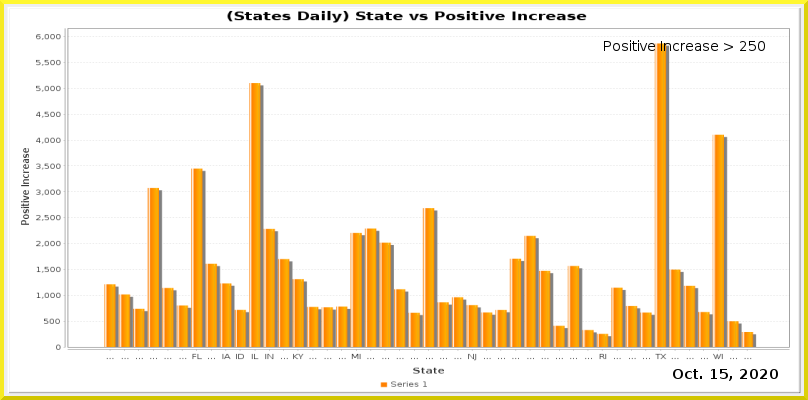
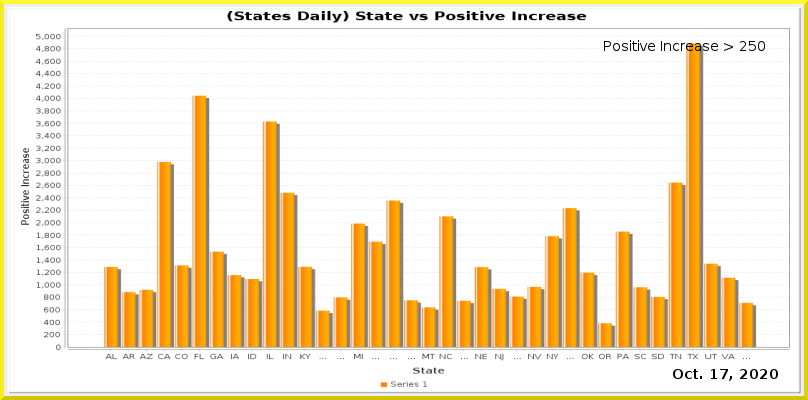
Two versions of the same layered image (808 x 400). Layer-by-layer changes:
painted on "Current Date" over (720, 369, 728, 379)
painted on "Date_vs_TestIncrease.png" over (36, 34, 790, 361)
